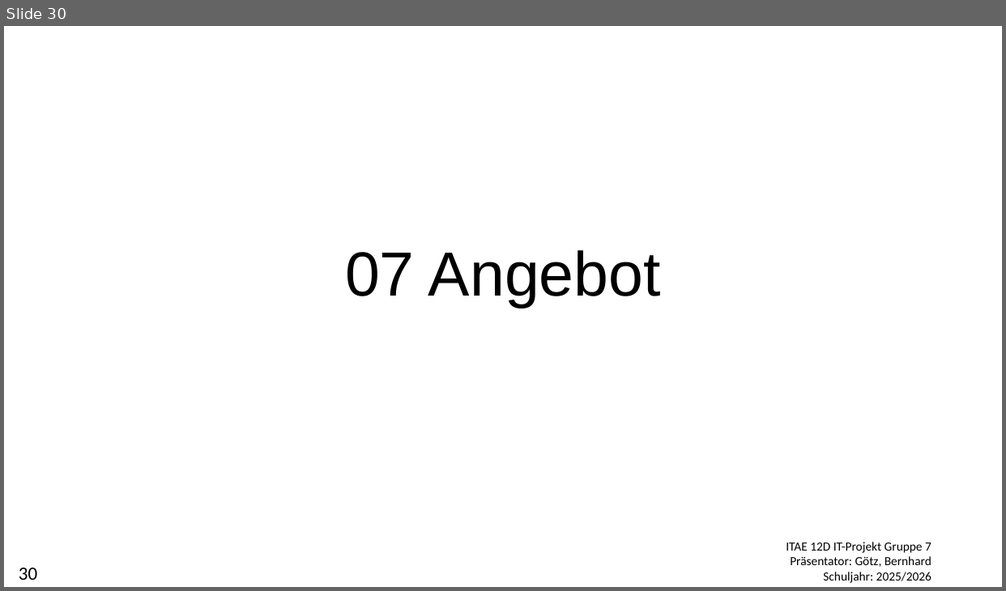
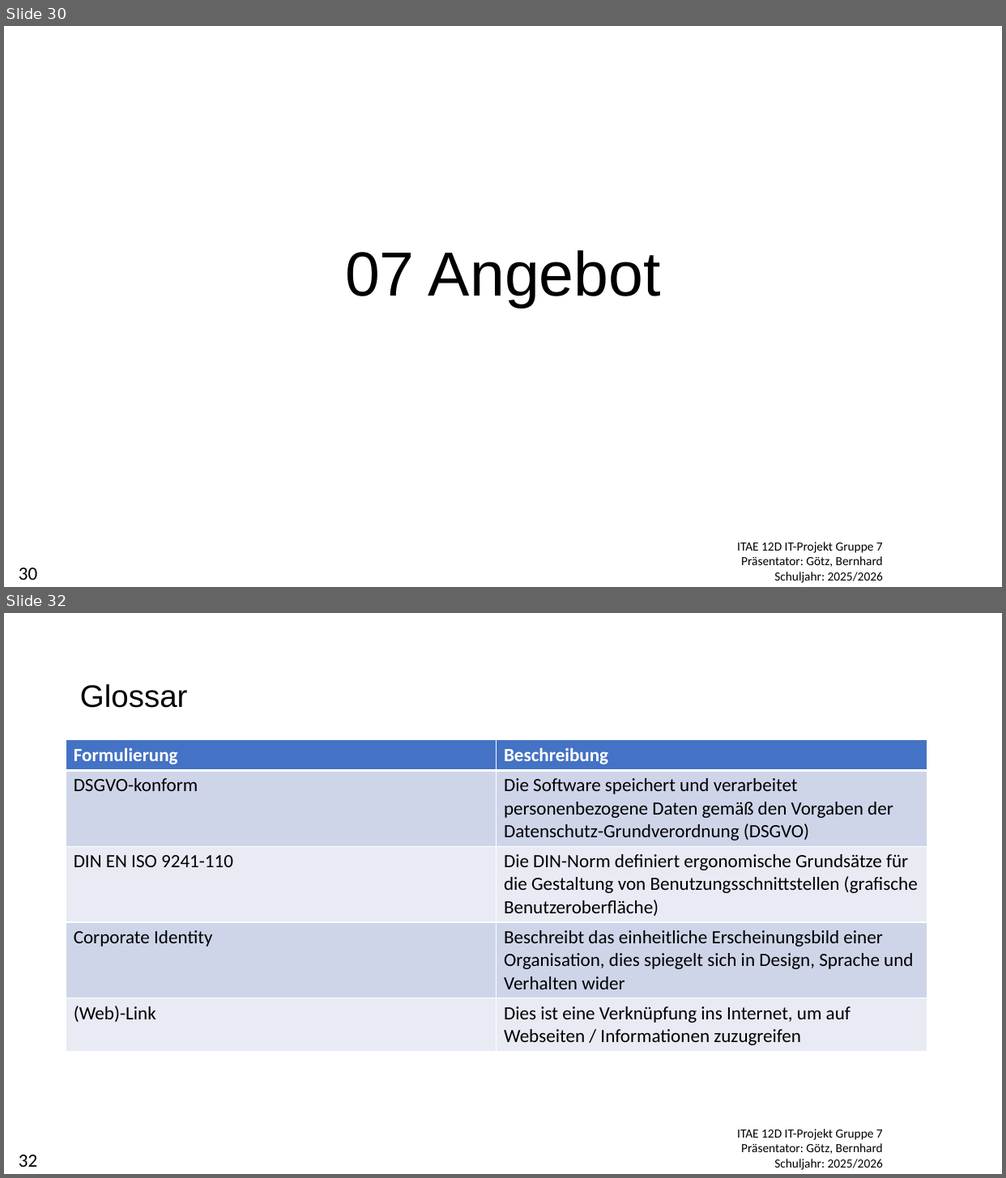
Before and after one commit to AE12-Projekt-Gruppe-7/EvalPro, a slide deck: docs/Praesentationen/Praesentation_Pflichtenheft_Gruppe7.pptx. Shown one above the other, each under a label of ours: slide 30 before the commit, slides 30 and 32 after it; the slides between them are not shown. The pictures are 1006x591 and 1006x1178 pixels, drawn with LibreOffice and Linux fonts; fonts in the diff are those of the drawing; background and template pictures are left out. Boxes give left, top, right and bottom in pixels: in the first picture for what was removed or moved away, otherwise in the second. Text is boxed around its words. In the diff, an @@ line names an element or a change of style, - is before the commit and + after.

Commit message:
Praesentation_Pflichtenheft_Gruppe7.pptx - Kleinere Anpassungen am Text und ergänzung von Überschrift

```diff
--- a/docs/Praesentationen/Praesentation_Pflichtenheft_Gruppe7.pptx
+++ b/docs/Praesentationen/Praesentation_Pflichtenheft_Gruppe7.pptx
@@ slide 32 added at <box>4,613,1002,1174</box>, background #FFFFFF; not listed: 2 template elements that a slide beside it also shows @@
@@ title added at <box>80,684,188,708</box>, 30 pt, text #000000 @@
+Glossar
@@ table added at <box>66,740,927,1049</box>, 5 rows, 2 columns @@
+Formulierung | Beschreibung
+DSGVO-konform | Die Software speichert und verarbeitet personenbezogene Daten gemäß den Vorgaben der Datenschutz-Grundverordnung (DSGVO)
+DIN EN ISO 9241-110 | Die DIN-Norm definiert ergonomische Grundsätze für die Gestaltung von Benutzungsschnittstellen (grafische Benutzeroberfläche)
+Corporate Identity | Beschreibt das einheitliche Erscheinungsbild einer Organisation, dies spiegelt sich in Design, Sprache und Verhalten wider
+(Web)-Link | Dies ist eine Verknüpfung ins Internet, um auf Webseiten / Informationen zuzugreifen
@@ slide 30 changed as well @@
@@ text "ITAE 12D IT-Projekt Gruppe 7": place and size @@
-text "ITAE 12D IT-Projekt Gruppe 7" at <box>786,542,931,583</box>
+text "ITAE 12D IT-Projekt Gruppe 7" at <box>737,542,883,583</box>
```
Also in this commit, not shown: 29 other slides changed, 2 other slides added, 1 slide removed.
